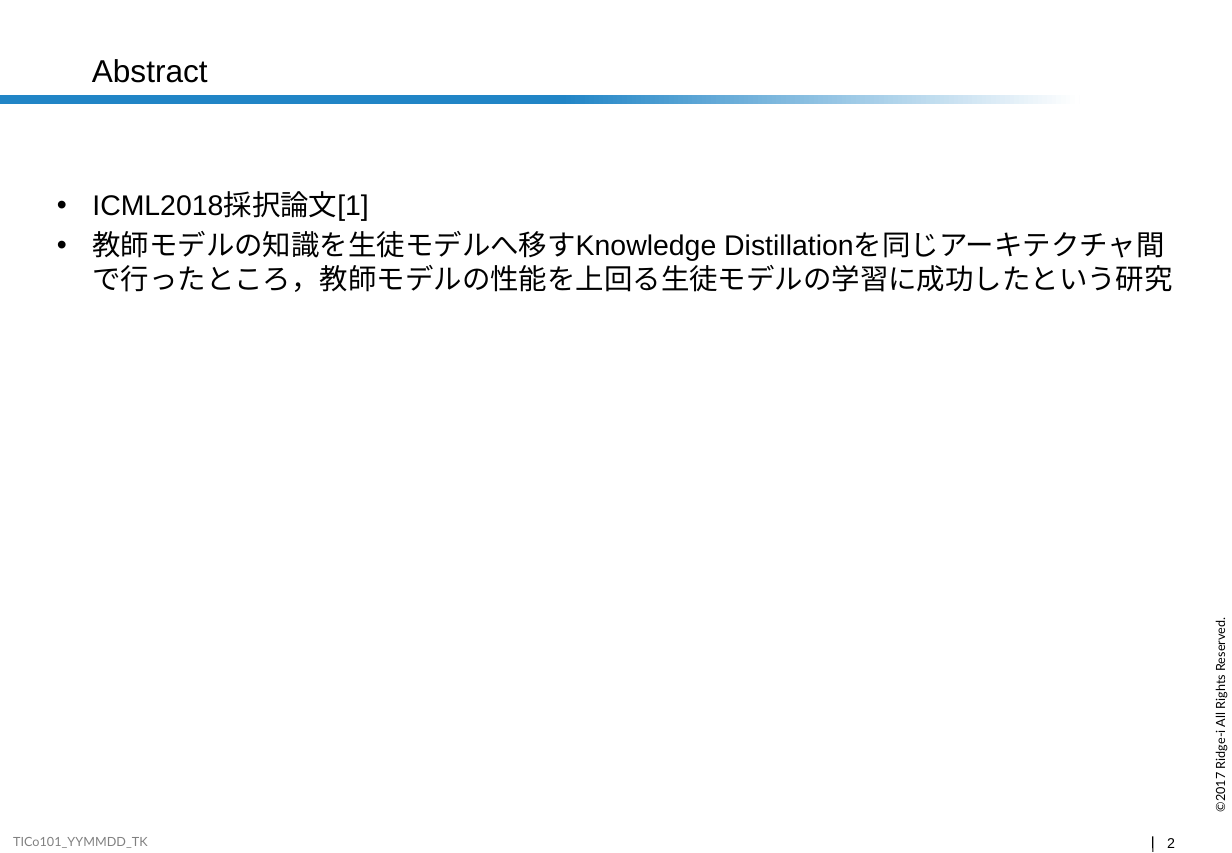
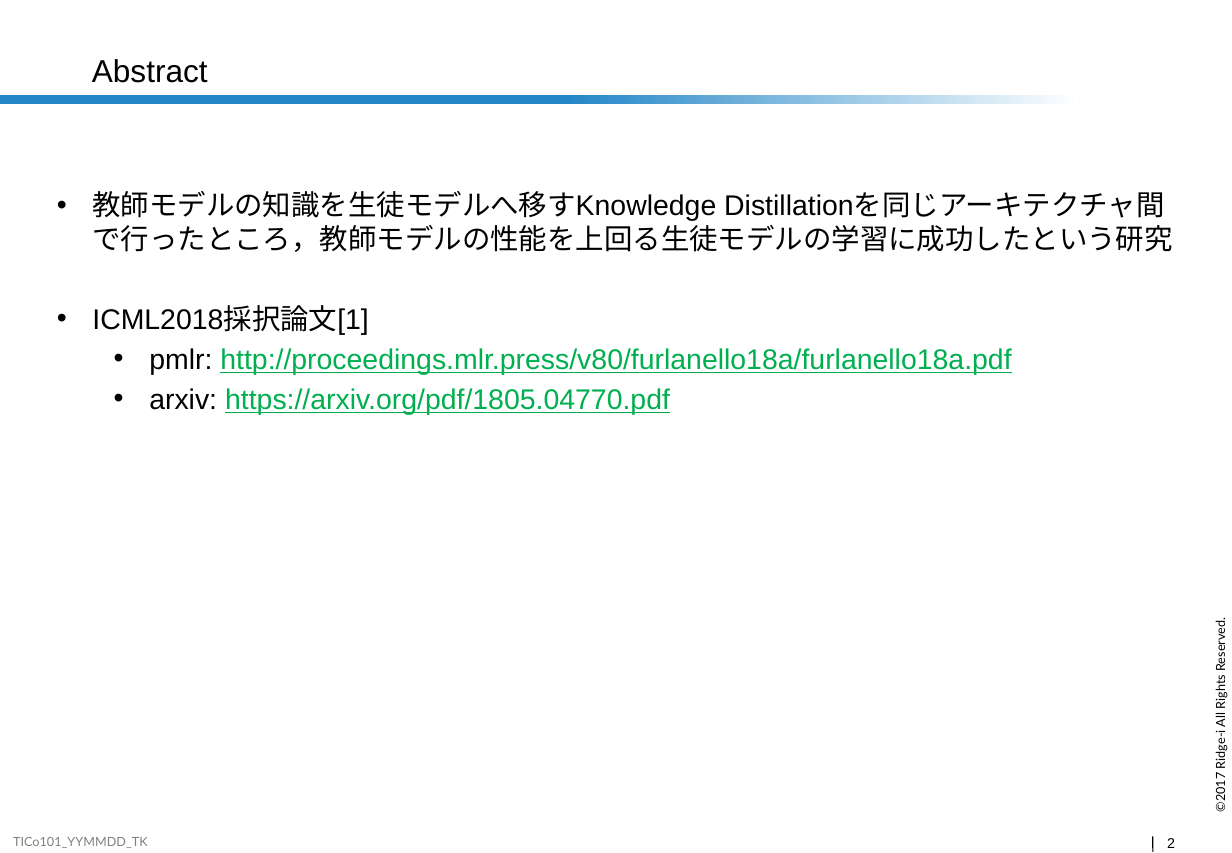
Before and after one commit to nocotan/slides, a slide deck: slide 2 of ban.pptx. Drawn at 1232x853 pixels with LibreOffice and Linux fonts; fonts in the diff are those of the drawing; background and template pictures are left out. Boxes give left, top, right and bottom in pixels: in the first picture for what was removed or moved away, otherwise in the second. Text is boxed around its words. In the diff, an @@ line names an element or a change of style, - is before the commit and + after.

Commit message:
modify

```diff
--- a/ban.pptx
+++ b/ban.pptx
@@ text at (92, 191, 1172, 252): paragraph added @@
+• 教師モデルの知識を生徒モデルへ移すKnowledge Distillationを同じアーキテクチャ間で行ったところ，教師モデルの性能を上回る生徒モデルの学習に成功したという研究
@@ text at (149, 348, 1011, 414): text changed; text colour #000000 to #00B050 @@
-• 教師モデルの知識を生徒モデルへ移すKnowledge Distillationを同じアーキテクチャ間で行ったところ，教師モデルの性能を上回る生徒モデルの学習に成功したという研究
+  • pmlr: http://proceedings.mlr.press/v80/furlanello18a/furlanello18a.pdf
+  • arxiv: https://arxiv.org/pdf/1805.04770.pdf
```
Also in this commit, not shown: 3 other slides changed.
